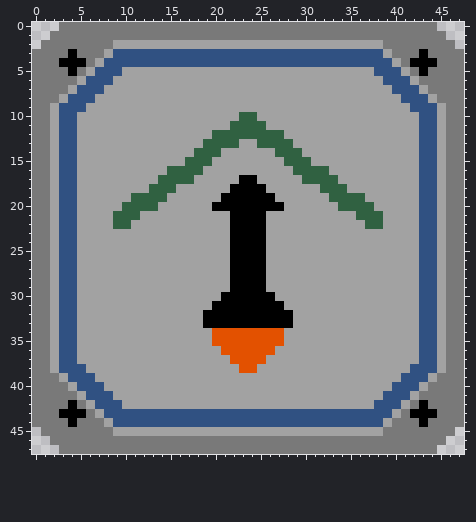
Pixel-art file, stored at Assets/Sprites/PowerUp.aseprite. That is the earlier state.
48x48 pixels, 1 frame.
After the commit:
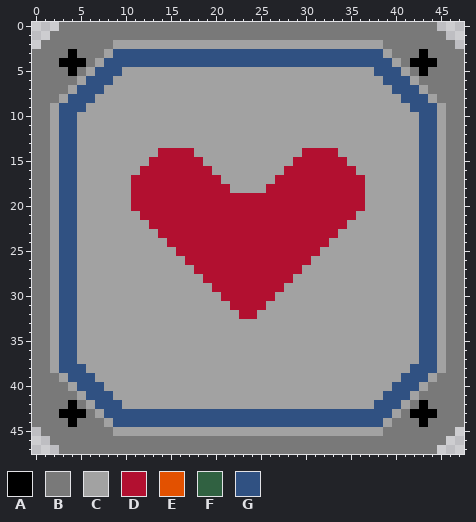
Palette (. is transparent): A #000000  B #797979  C #a2a2a2  D #b21030  E #e35100  F #306141  G #305182
The edit:
layer "MissileUpg" now hidden
layer "Health" added
Changed rows in their new state; - is an unchanged pixel.
first column x 9:
10 --------------CC--------------
11 -------------CCCC-------------
12 -----------CCCCCCCC-----------
13 ----------CCCC--CCCC----------
14 -----DDDDCCC------CCCDDDD-----
15 ----DDDDDDC--------CDDDDDD----
16 ---DDDDDDDD--------DDDDDDDD---
17 --DDDDDDDDDD--CC--DDDDDDDDDD--
18 --DDDDDDDDDDDCCCCDDDDDDDDDDD--
19 --DDDDDDDDDDDDDDDDDDDDDDDDDD--
20 -CDDDDDDDDDDDDDDDDDDDDDDDDDDC-
21 CCCDDDDDDDDDDDDDDDDDDDDDDDDCCC
22 CC--DDDDDDDDDDDDDDDDDDDDDD--CC
23 -----DDDDDDDDDDDDDDDDDDDD-----
24 ------DDDDDDDDDDDDDDDDDD------
25 -------DDDDDDDDDDDDDDDD-------
26 --------DDDDDDDDDDDDDD--------
27 ---------DDDDDDDDDDDD---------
28 ----------DDDDDDDDDD----------
29 -----------DDDDDDDD-----------
30 ------------DDDDDD------------
31 -----------CCDDDDCC-----------
32 ----------CCCCDDCCCC----------
33 ----------CCCCCCCCCC----------
34 -----------CCCCCCCC-----------
35 -----------CCCCCCCC-----------
36 ------------CCCCCC------------
37 -------------CCCC-------------
38 --------------CC--------------
Boxes around the changes in both pictures, in picture pixels (x1, y1, x2, y2):
changed: (113, 112, 383, 373)
